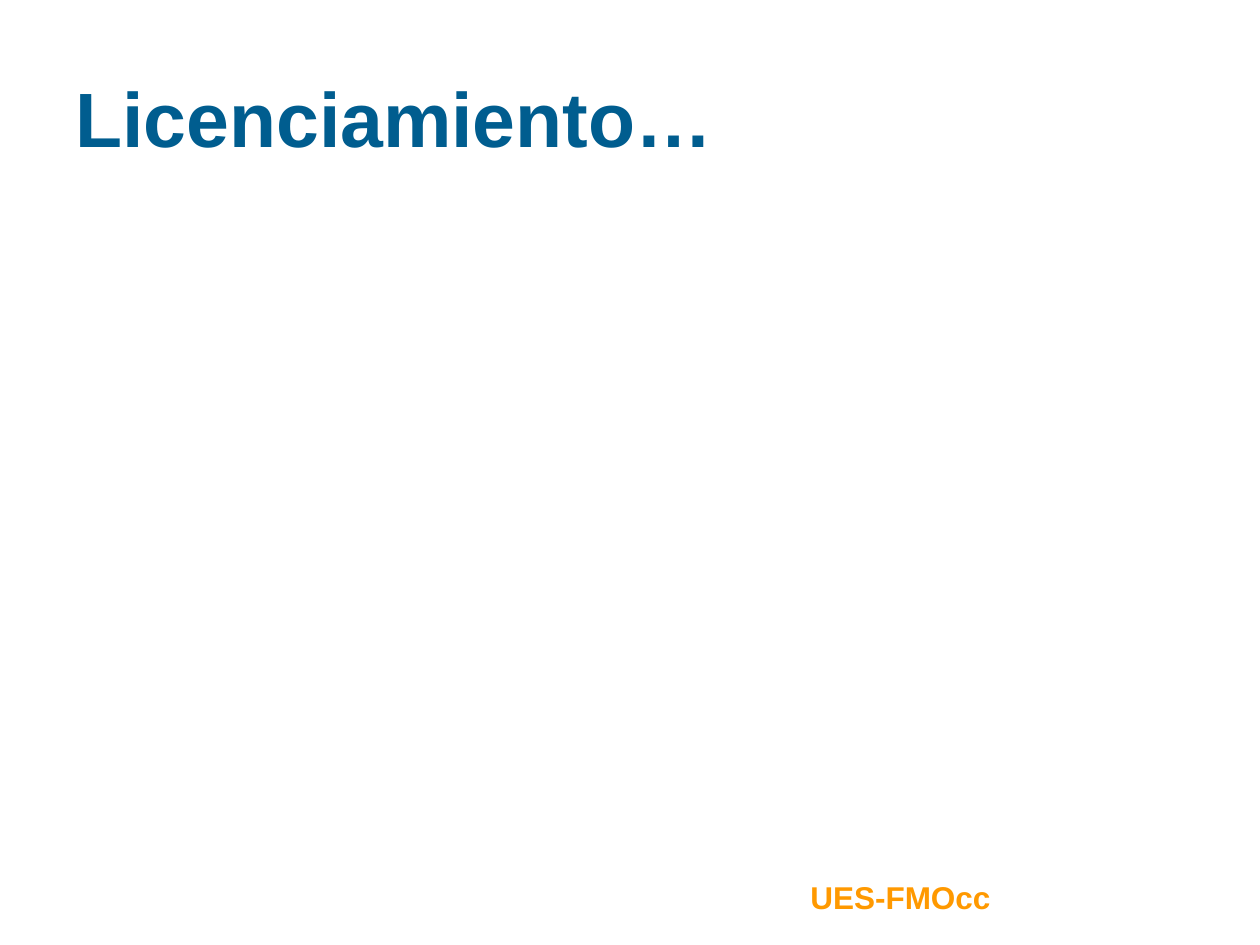
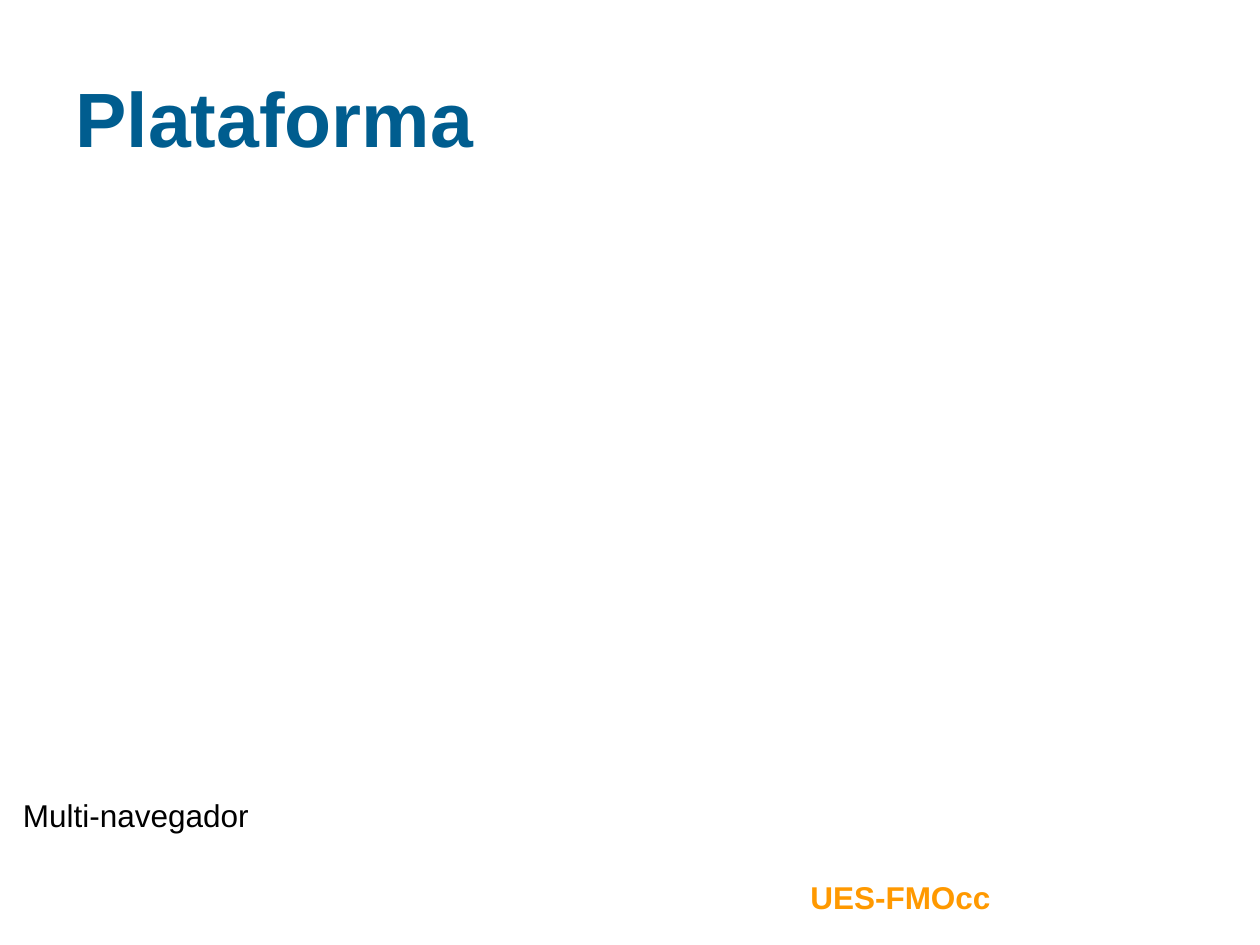
Before and after one commit to ramayac/jhard, a slide deck: slide 33 of presentaciones/segunda defensa/jhard-plantilla.ppt (slide 20 before the commit). Drawn at 1260x945 pixels with LibreOffice and Linux fonts; fonts in the diff are those of the drawing; background and template pictures are left out. Boxes give left, top, right and bottom in pixels: in the first picture for what was removed or moved away, otherwise in the second. Text is boxed around its words. In the diff, an @@ line names an element or a change of style, - is before the commit and + after.

```diff
--- a/presentaciones/segunda defensa/jhard-plantilla.ppt
+++ b/presentaciones/segunda defensa/jhard-plantilla.ppt
@@ title at <box>75,91,473,148</box>: text changed @@
-Licenciamiento…
+Plataforma
@@ text added at <box>23,804,249,833</box>, 18 pt, text #000000 @@
+Multi-navegador
```
Also in this commit, not shown: 19 other slides changed, 16 slides added.
